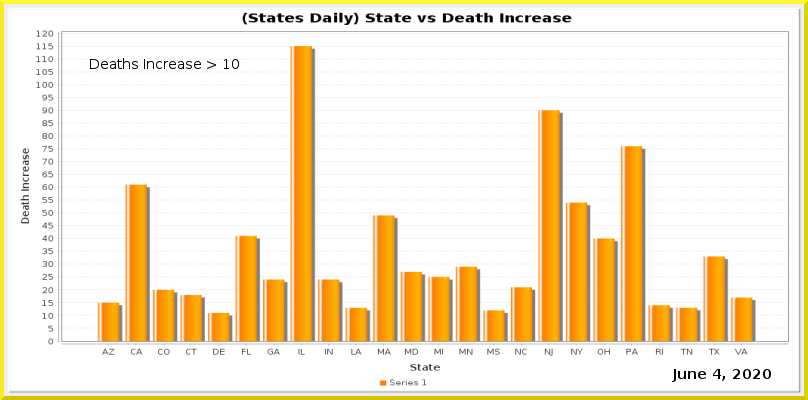
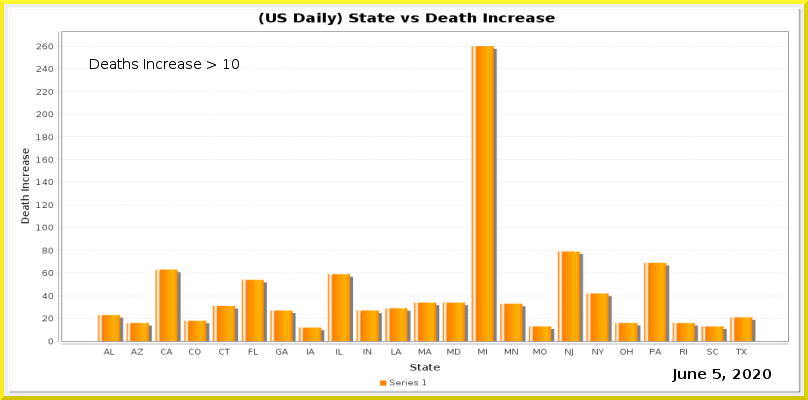
Before/after of a 808 × 400 layered artwork. What changed in the layer stack:
painted on "Current Date" over [713, 369, 721, 379]
painted on "Date_vs_TestIncrease.png" over [36, 12, 789, 356]
